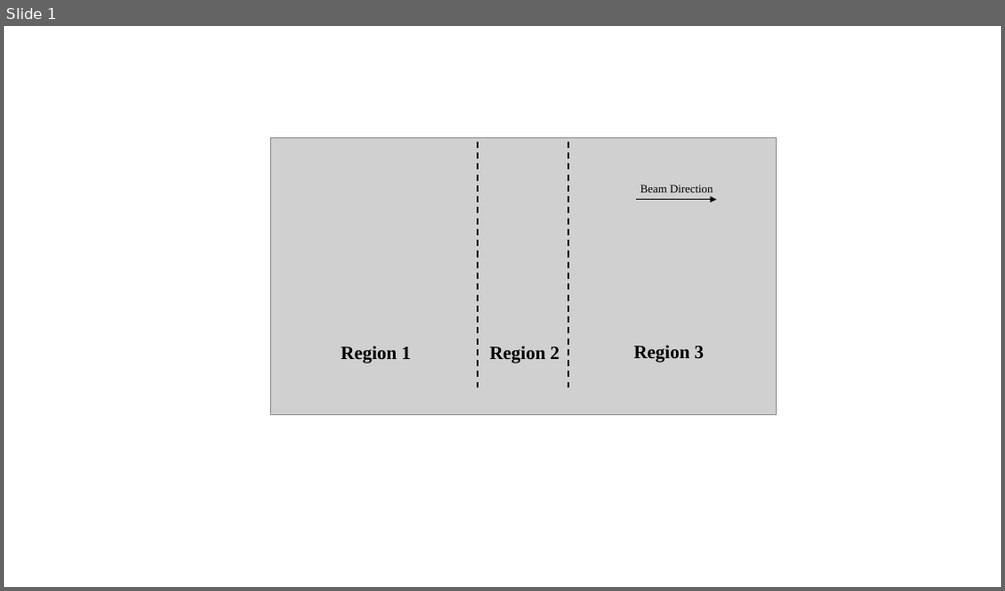
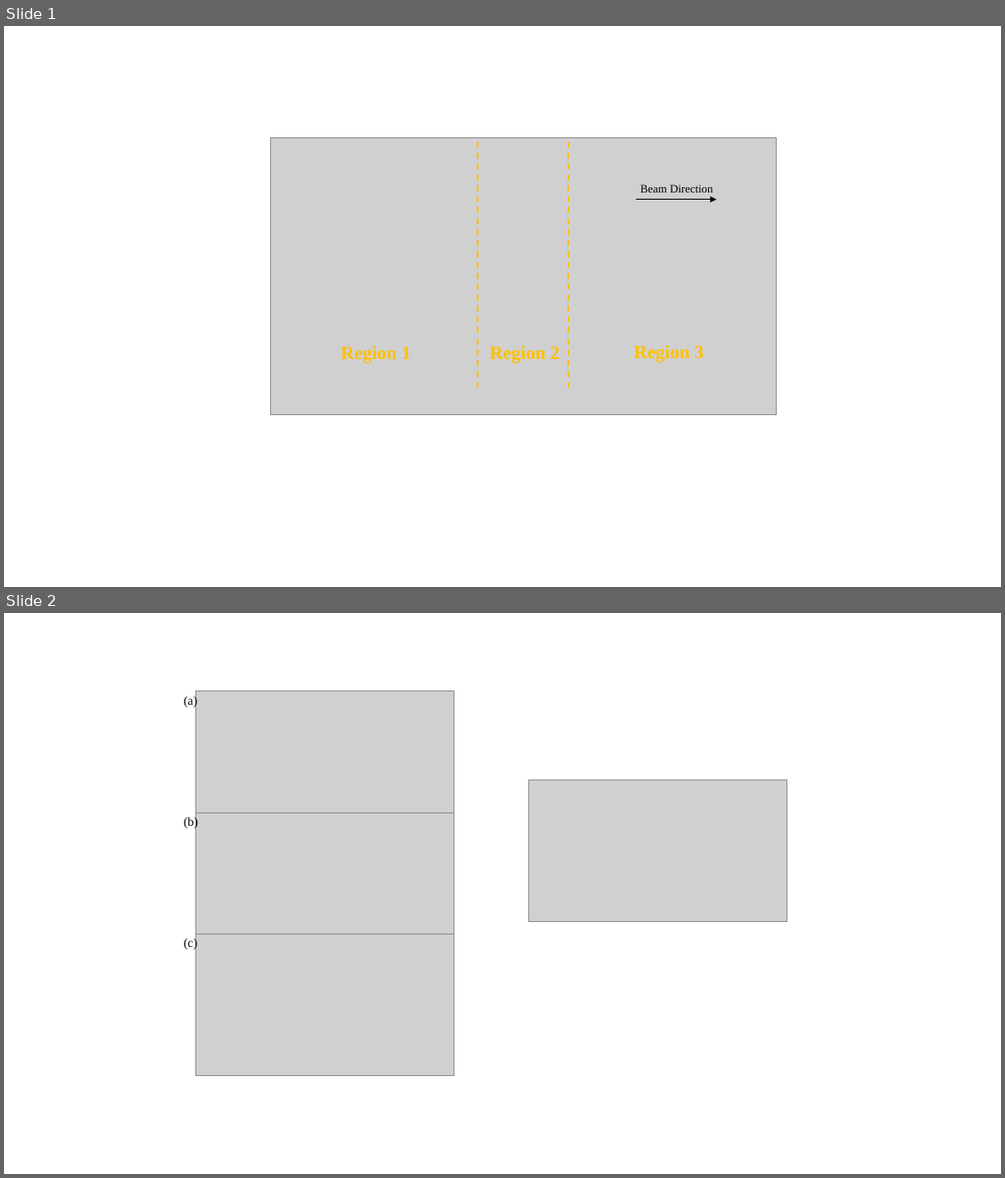
Before and after one commit to RobertXii/BaF-Error-Signal-Simulation, a slide deck: Figures/Final/Figure Edits.pptx. Shown one above the other, each under a label of ours: slide 1 before the commit, slides 1 and 2 after it. The pictures are 1005x591 and 1005x1178 pixels, drawn with LibreOffice and Linux fonts; fonts in the diff are those of the drawing; grey boxes stand for pictures. Boxes give left, top, right and bottom in pixels: in the first picture for what was removed or moved away, otherwise in the second. Text is boxed around its words. In the diff, an @@ line names an element or a change of style, - is before the commit and + after.

```diff
--- a/Figures/Final/Figure Edits.pptx
+++ b/Figures/Final/Figure Edits.pptx
@@ slide 2 added at [4, 613, 1001, 1174], background #FFFFFF @@
@@ picture added at [529, 780, 788, 921] @@
@@ group added at [184, 691, 454, 1074]: 3 pictures, 3 texts @@
+(a)
+(b)
+(c)
@@ slide 1 changed as well @@
@@ line (477, 142) - (477, 388): stroke #000000 1.5 pt dashed to #FFC000 1.5 pt dashed @@
@@ line (568, 142) - (568, 388): stroke #000000 1.5 pt dashed to #FFC000 1.5 pt dashed @@
@@ text colour #000000 to #FFC000 in 3 elements at [340, 346, 411, 363], [490, 346, 559, 363], [634, 345, 704, 362] @@
```
Also in this commit, not shown: 5 other slides added, 6 slides removed, 9 other files.
